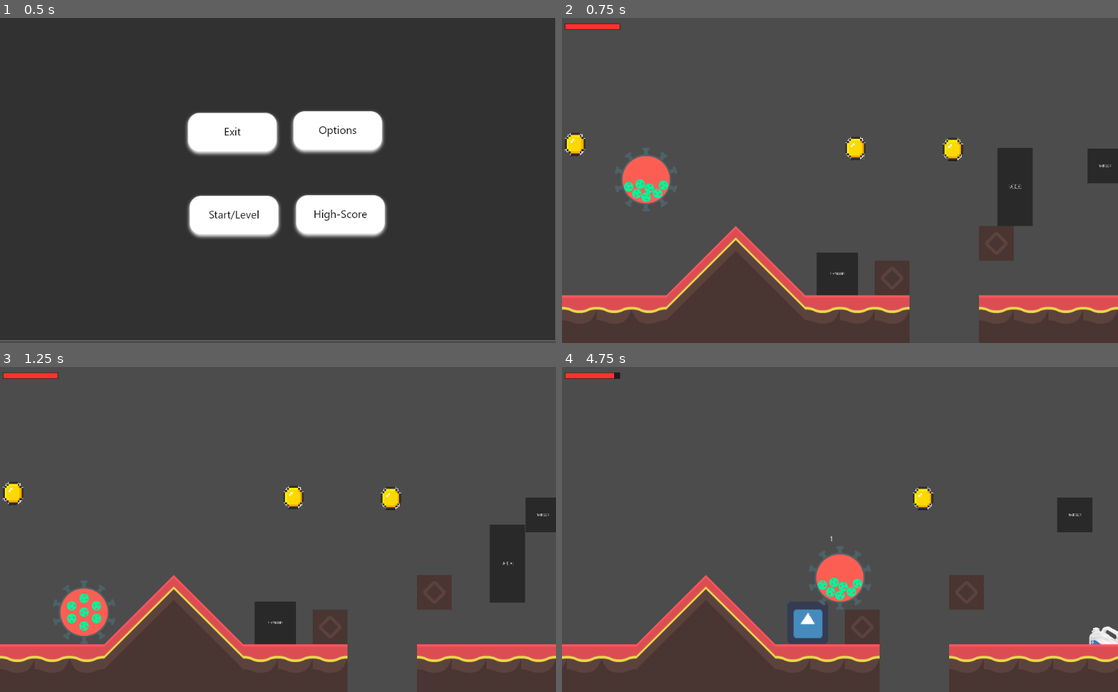
Above: before the commit, frames 1-4 (two rows, left to right).
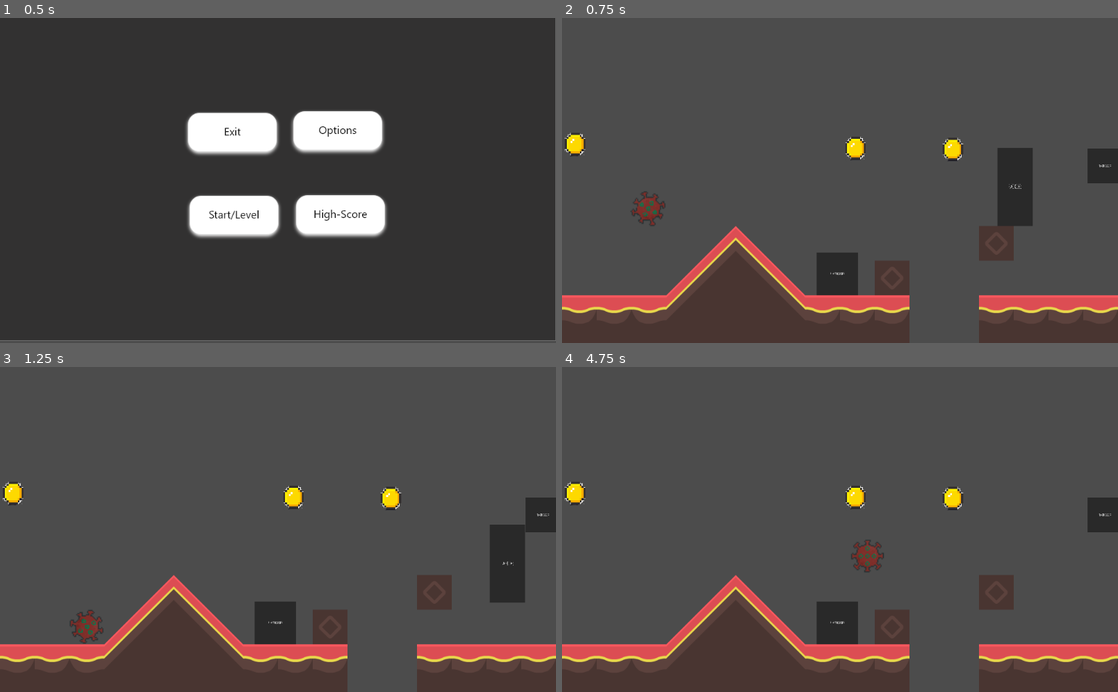
Above: after the commit, the same moments.

Repository: INF19IT2/2d-Jump-n-Run-SE
Game: Godot game, scene res://Scenes/MainScene/MainScene.tscn
Same seed, same stepped clock (60 frames per second), same inputs: the game is played once before the commit and once after it. The engine's default icon, where the game draws it, is replaced by a stand-in: a white triangle on a blue panel in a dark square.
Inputs (mouse positions are in pixels of both pictures, inside the frame that each line leads up to):
- Up to frame 1 (0.5 s): no input
- Up to frame 2 (0.75 s): click (795, 216) at 0.5 s
- Up to frame 3 (1.25 s): no input
- Up to frame 4 (4.75 s): tap Enter (shoot) at 1.25, 2.85 s; hold D (move_right) 1.28-2.78 s; tap W (move_up) at 1.35, 1.52, 1.82, 2.27, 2.3, 2.57, 3.05, 3.77, 3.8, 4.07, 4.35, 4.52 s; tap Shift (running) at 2.1 s; hold A (move_left) 2.78-3.53 s; hold D (move_right) from 3.53 s (still down); tap F (test_dmg) at 3.6 s

Frame 1 is identical in both runs. In frame 2, 1.6% of the frame differs, in the area x 0-21%, y 1-64%; in frame 3, 1.4%; in frame 4, 11%, in the area x 0-100%, y 1-100%.

Commit message:
Added New Sprite
DONT MERGE!!!
only for testing pourpose

Diff:
--- a/2d-Jump-n-Run-SE/Scenes/First_Level/First_Level.tscn
+++ b/2d-Jump-n-Run-SE/Scenes/First_Level/First_Level.tscn
@@ -2,7 +2,7 @@
 
 [ext_resource path="res://Scenes/First_Level/first_level_tileset.tres" type="TileSet" id=1]
 [ext_resource path="res://Scenes/PauseMenu/PaueMenu.tscn" type="PackedScene" id=2]
-[ext_resource path="res://Scenes/Objects/Player.tscn" type="PackedScene" id=3]
+[ext_resource path="res://Scenes/Objects/test.tscn" type="PackedScene" id=3]
 [ext_resource path="res://Scenes/Objects/Collectable.tscn" type="PackedScene" id=4]
 [ext_resource path="res://Scenes/Objects/Dummy.tscn" type="PackedScene" id=5]
 [ext_resource path="res://Scenes/Objects/OneTouchPlatform.tscn" type="PackedScene" id=6]
@@ -22,16 +22,8 @@
 format = 1
 tile_data = PoolIntArray( 65535, 0, 0, 21, 0, 0, 131071, 0, 0, 65557, 0, 0, 196607, 0, 0, 131093, 0, 0, 262143, 0, 0, 1 …(850 unchanged characters)…
 
-[node name="Player" parent="CanvasLayer" instance=ExtResource( 3 )]
-position = Vector2( 155, 286 )
-
-[node name="PlayerCamera" type="Camera2D" parent="CanvasLayer/Player"]
-current = true
-limit_left = 0
-limit_top = 0
-limit_right = 1400
-limit_bottom = 600
-drag_margin_v_enabled = true
+[node name="KinematicBody2D2" parent="CanvasLayer" instance=ExtResource( 3 )]
+position = Vector2( 159.38, 340.809 )
 
 [node name="PauseMenu" type="CanvasLayer" parent="."]
 
--- /dev/null
+++ b/2d-Jump-n-Run-SE/Scenes/Objects/test.tscn
@@ -0,0 +1,38 @@
+[gd_scene load_steps=16 format=2]
+
+[ext_resource path="res://imagesFiles/Player_Model/dreh_Animation/drehAnimation03.png" type="Texture" id=1]
+[ext_resource path="res://imagesFiles/Player_Model/dreh_Animation/drehAnimation06.png" type="Texture" id=2]
+[ext_resource path="res://imagesFiles/Player_Model/dreh_Animation/drehAnimation07.png" type="Texture" id=3]
+[ext_resource path="res://imagesFiles/Player_Model/dreh_Animation/drehAnimation08.png" type="Texture" id=4]
+[ext_resource path="res://imagesFiles/Player_Model/dreh_Animation/drehAnimation10.png" type="Texture" id=5]
+[ext_resource path="res://imagesFiles/Player_Model/dreh_Animation/drehAnimation11.png" type="Texture" id=6]
+[ext_resource path="res://imagesFiles/Player_Model/dreh_Animation/drehAnimation02.png" type="Texture" id=7]
+[ext_resource path="res://imagesFiles/Player_Model/dreh_Animation/drehAnimation05.png" type="Texture" id=8]
+[ext_resource path="res://imagesFiles/Player_Model/dreh_Animation/drehAnimation12.png" type="Texture" id=9]
+[ext_resource path="res://imagesFiles/Player_Model/dreh_Animation/drehAnimation01.png" type="Texture" id=10]
+[ext_resource path="res://imagesFiles/Player_Model/dreh_Animation/drehAnimation09.png" type="Texture" id=11]
+[ext_resource path="res://imagesFiles/Player_Model/dreh_Animation/drehAnimation04.png" type="Texture" id=12]
+[ext_resource path="res://Scripts/Objects/test.gd" type="Script" id=13]
+
+[sub_resource type="SpriteFrames" id=1]
+animations = [ {
+"frames": [ ExtResource( 10 ), ExtResource( 7 ), ExtResource( 1 ), ExtResource( 12 ), ExtResource( 8 ), ExtResource( 2 ), ExtResource( 3 ), ExtResource( 4 ), ExtResource( 11 ), ExtResource( 5 ), ExtResource( 6 ), ExtResource( 9 ) ],
+"loop": true,
+"name": "walk",
+"speed": 2.0
+} ]
+
+[sub_resource type="CircleShape2D" id=2]
+radius = 16.2735
+
+[node name="KinematicBody2D" type="KinematicBody2D"]
+script = ExtResource( 13 )
+
+[node name="AnimatedSprite" type="AnimatedSprite" parent="."]
+scale = Vector2( 2, 2 )
+frames = SubResource( 1 )
+animation = "walk"
+
+[node name="CollisionShape2D" type="CollisionShape2D" parent="."]
+scale = Vector2( 2, 2 )
+shape = SubResource( 2 )
--- /dev/null
+++ b/2d-Jump-n-Run-SE/Scripts/Objects/test.gd
@@ -0,0 +1,38 @@
+extends KinematicBody2D
+
+signal hit
+export var speed : int = 200
+export var jumpForce : int = 500
+export var gravity : int = 800
+var is_ducked: bool = false
+var velocity = Vector2()
+
+func _physics_process(delta):
+	velocity.x = 0
+
+	#define movement
+	if Input.is_action_pressed("move_right"):
+		velocity.x += speed
+	if Input.is_action_pressed("move_left"):
+		velocity.x -= speed
+	if velocity.length() > 0:
+		$AnimatedSprite.play()
+		$AnimatedSprite.set_speed_scale(5.0)
+	else:
+		$AnimatedSprite.stop()
+	#gravity
+	velocity.y += gravity * delta
+
+	if velocity.x != 0:
+		$AnimatedSprite.animation = "walk"
+		$AnimatedSprite.flip_v = false
+		$AnimatedSprite.flip_h = velocity.x < 0
+
+	#define Jumping
+	if Input.is_action_just_pressed("move_up") and is_on_floor() and !is_ducked:
+		velocity.y -= jumpForce
+
+
+	#Applying Velocity
+		#Vector2.UP -> Ground is facing up
+	velocity = move_and_slide(velocity, Vector2.UP)
Binary file added: 2d-Jump-n-Run-SE/imagesFiles/Player_Model/dreh_Animation/drehAnimation01.png
Not shown, added: 2d-Jump-n-Run-SE/imagesFiles/Player_Model/dreh_Animation/drehAnimation01.png.import
Binary file added: 2d-Jump-n-Run-SE/imagesFiles/Player_Model/dreh_Animation/drehAnimation02.png
Not shown, added: 2d-Jump-n-Run-SE/imagesFiles/Player_Model/dreh_Animation/drehAnimation02.png.import
Binary file added: 2d-Jump-n-Run-SE/imagesFiles/Player_Model/dreh_Animation/drehAnimation03.png
Not shown, added: 2d-Jump-n-Run-SE/imagesFiles/Player_Model/dreh_Animation/drehAnimation03.png.import
Binary file added: 2d-Jump-n-Run-SE/imagesFiles/Player_Model/dreh_Animation/drehAnimation04.png
Not shown, added: 2d-Jump-n-Run-SE/imagesFiles/Player_Model/dreh_Animation/drehAnimation04.png.import
Binary file added: 2d-Jump-n-Run-SE/imagesFiles/Player_Model/dreh_Animation/drehAnimation05.png
Not shown, added: 2d-Jump-n-Run-SE/imagesFiles/Player_Model/dreh_Animation/drehAnimation05.png.import
Binary file added: 2d-Jump-n-Run-SE/imagesFiles/Player_Model/dreh_Animation/drehAnimation06.png
Not shown, added: 2d-Jump-n-Run-SE/imagesFiles/Player_Model/dreh_Animation/drehAnimation06.png.import
(and 12 more such lines)
